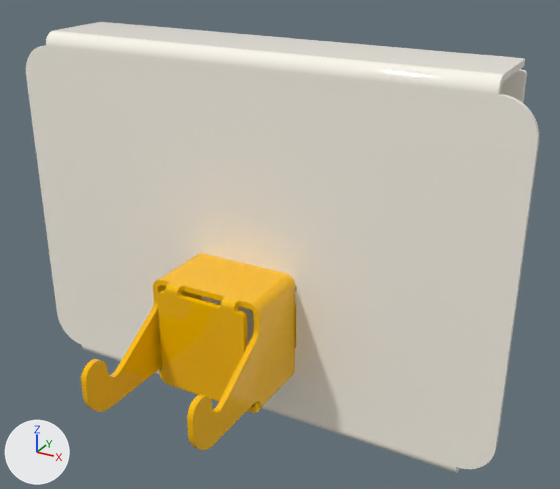
What one commit did to the glTF model cenefa chica 2.glb.
Both versions are drawn from a 50 mm lens placed at (1.7191, 0.5488, 1.277), pointed at (1.6493, 0.6757, 1.2135). Lighting does not change. The marker at lower left points along +X, +Y and +Z. The older version comes first.

The older version as bpy lines, for what is in view:
```python
me_mesh_0 = bpy.data.meshes.new('Mesh_0')
me_mesh_0.from_pydata(...)  # 3708 vertices, 7436 faces; spans x 1.5823..1.6966, y 0.6771..0.6982, z 1.1691..1.2512
me_mesh_0.materials.append(mat_blanco_antiguo)  # white #fffaee
me_mesh_1 = bpy.data.meshes.new('Mesh_1')
me_mesh_1.from_pydata(...)  # 1601 vertices, 3206 faces; spans x 1.6268..1.6522, y 0.6391..0.6839, z 1.1812..1.2066
me_mesh_1.materials.append(mat_amarillo)  # yellow #fabc00
ob_mesh_0 = bpy.data.objects.new('Mesh_0', me_mesh_0)
ob_mesh_0.location = (0.0, 0.0, 0.0)
ob_mesh_1 = bpy.data.objects.new('Mesh_1', me_mesh_1)
ob_mesh_1.location = (0.0, 0.0, 0.0)
```
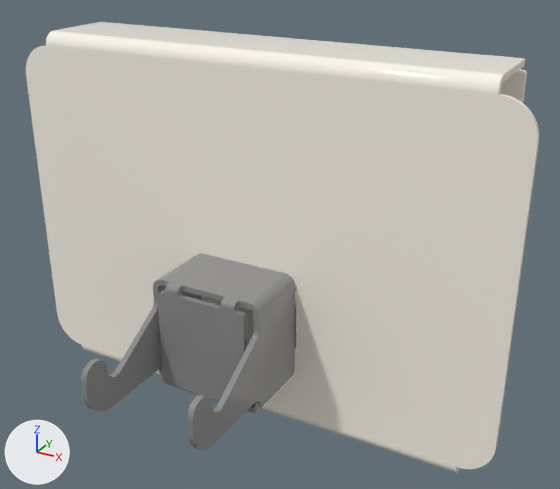
What differs and where, as boxes (x1, y1, x2, y2) in the pictures (560 x 489 px):
```json
{"object": "Mesh_1", "change": "recoloured", "before": [81, 253, 296, 450], "after": [81, 253, 296, 450]}
```

Scene script edits in JSON lines:
```json
{"op": "add", "block": "mat_gris", "code": ["mat_gris = principled_material('Gris')", "mat_gris.base_color = (0.267, 0.267, 0.267)  # grey #8d8d8d", "mat_gris.roughness = 0.18"]}
{"block": "me_mesh_1", "where": "me_mesh_1.from_pydata(...)  # 1601 vertices, 3206 faces; spans x 1.6268..1.6522, y 0.6391..0.6839, z 1.1812..1.2066"}
{"op": "remove", "block": "me_mesh_1", "code": "me_mesh_1.materials.append(mat_amarillo)  # yellow #fabc00"}
{"op": "add", "block": "me_mesh_1", "code": "me_mesh_1.materials.append(mat_gris)  # grey #8d8d8d"}
```
